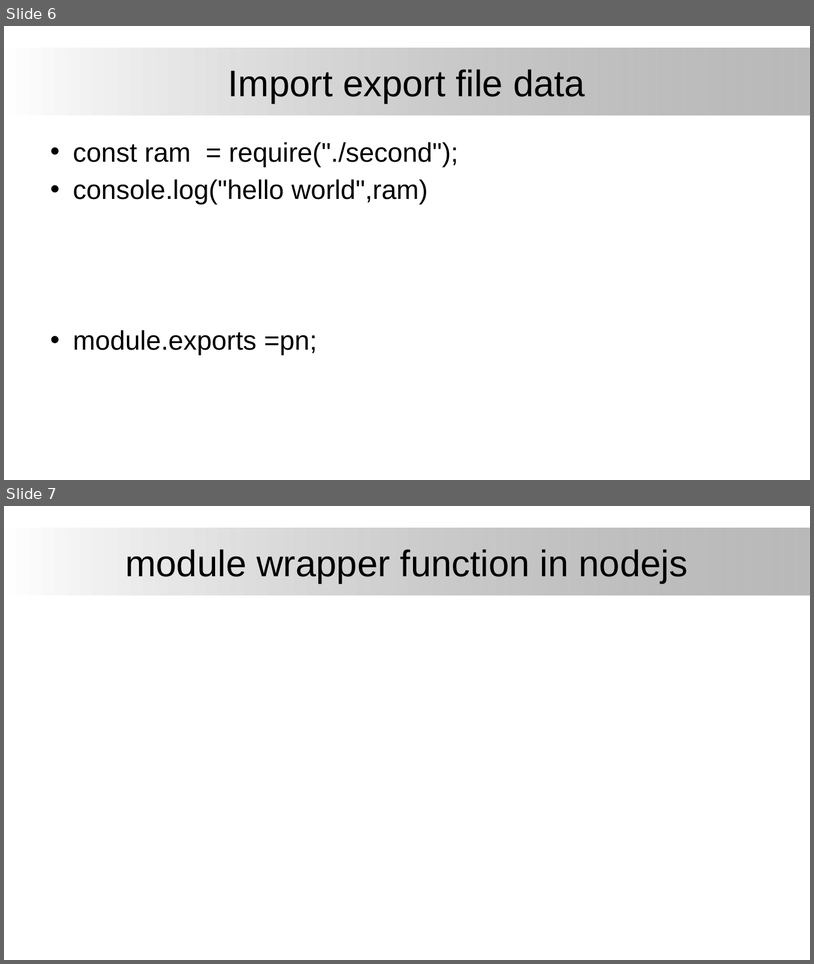
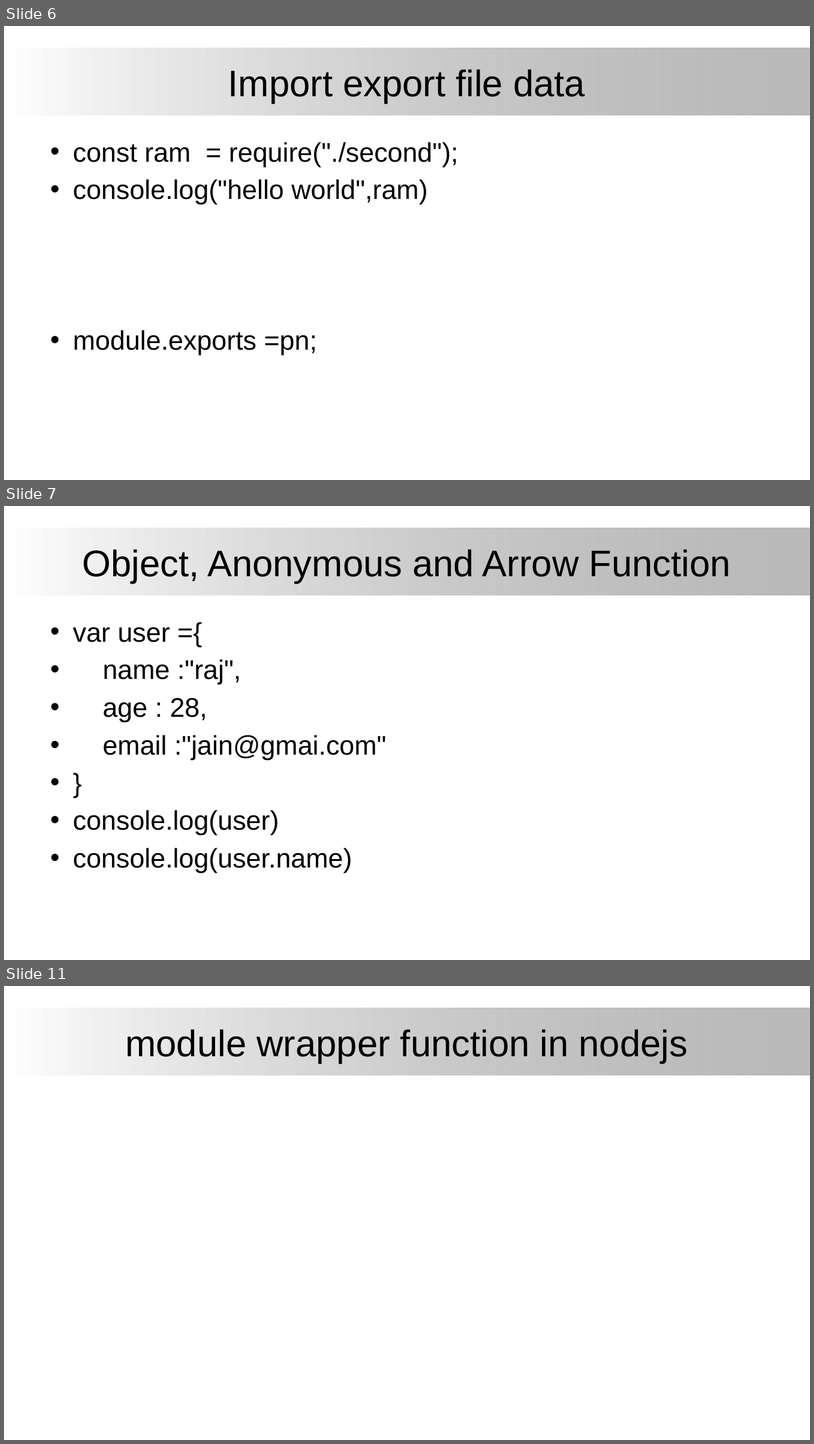
Before and after one commit to firstmentor/nodejs, a slide deck: Node Js.pptx. Shown one above the other, each under a label of ours: slides 6 and 7 before the commit, slides 6, 7 and 11 after it; the slides between them are not shown. The pictures are 814x964 and 814x1444 pixels, drawn with LibreOffice and Linux fonts; fonts in the diff are those of the drawing; background and template pictures are left out. Boxes give left, top, right and bottom in pixels: in the first picture for what was removed or moved away, otherwise in the second. Text is boxed around its words. In the diff, an @@ line names an element or a change of style, - is before the commit and + after.

```diff
--- a/Node Js.pptx
+++ b/Node Js.pptx
@@ slide 7 added at (4, 506, 810, 960), background #FFFFFF; not listed: 1 template element that a slide beside it also shows @@
@@ title added at (82, 549, 731, 583), 44 pt, text #000000 @@
+Object, Anonymous and Arrow Function
@@ text added at (73, 627, 387, 873), 32 pt, text #000000 @@
+• var user ={
+• name :"raj",
+• age : 28,
+• email :"jain@gmai.com"
+• }
+• console.log(user)
+• console.log(user.name)
@@ what was slide 7 is now slide 11 @@
```
Also in this commit, not shown: 12 other slides added, 11 other files.
